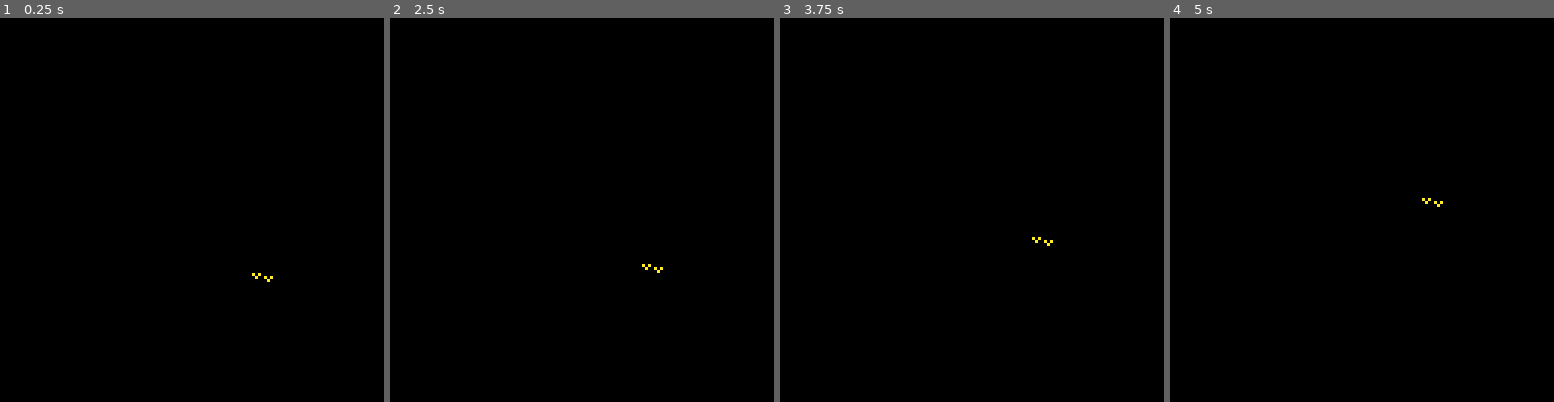
Above: before the commit, frames 1-4 (left to right).
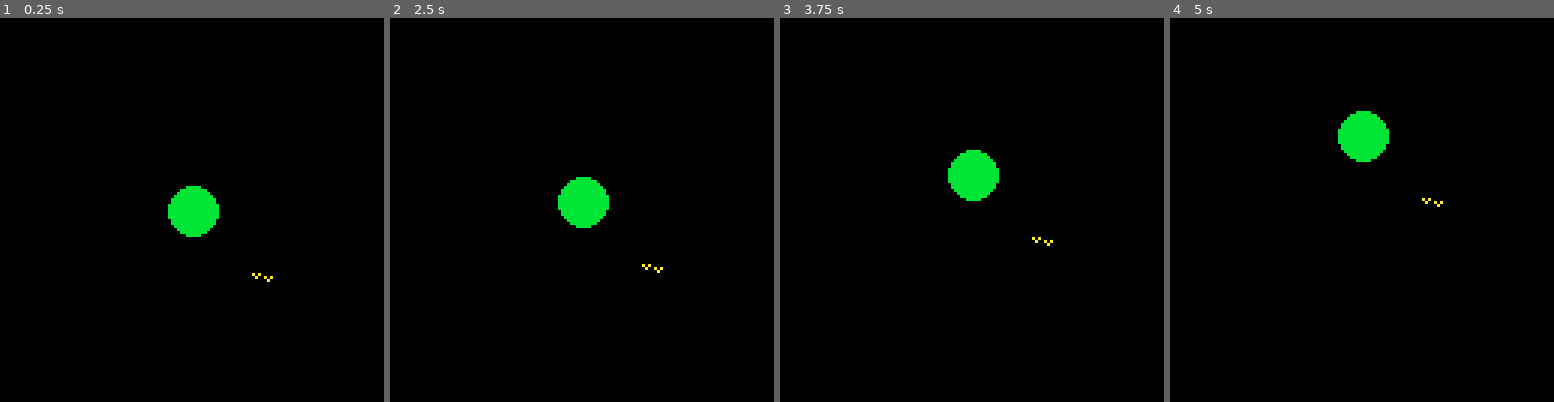
Above: after the commit, the same moments.

Repository: jwnukoski/PICO-8-Workspace
Game: PICO-8 cartridge test.p8
Same seed, same stepped clock (60 frames per second), same inputs: the game is played once before the commit and once after it.
Inputs:
- Up to frame 1 (0.25 s): no input
- Up to frame 2 (2.5 s): tap O (Z key) at 0.33, 0.7, 1.43, 2.22 s; tap X (X key) at 1.07, 2.07, 2.4 s; hold Left 1.97-2.37 s; hold Down from 2.42 s (still down)
- Up to frame 3 (3.75 s): tap X (X key) every 0.33 s from 2.73 to 3.73 s; release Down at 2.82 s; hold Right 2.87-3.53 s; tap O (Z key) at 3.1 s; hold Up from 3.58 s (still down)
- Up to frame 4 (5 s): tap O (Z key) at 3.98, 4.87 s; tap X (X key) at 4.07, 4.4, 4.73 s; release Up at 4.08 s; hold Right 4.13-4.53 s; hold Down from 4.58 s (still down)

The runs differ from the first frame. In frame 1, 1.3% of the frame differs, in the area x 43-58%, y 43-58%; in frame 2, 1.3%; in frame 3, 1.3%; in frame 4, 1.3%.

Commit message:
defining game objects

Diff:
--- a/test/main.lua
+++ b/test/main.lua
@@ -1,6 +1,11 @@
+player = nil
+
 function _draw()
     cls()
     print(ASCII.BIRDS, 84, 84, COLOR.YLW)
+
+    -- Draw the player
+    player:draw()
 end
 
 function _update()
@@ -10,5 +15,5 @@
 end
 
 function _init()
-
+    player = Player.new(64, 64, COLOR.GRN)
 end
--- a/test/player.lua
+++ b/test/player.lua
@@ -1,4 +1,16 @@
+Player = {}
+Player.__index = Player
 
-function player_draw()
-    circfill(64, 64, 8, 7)
+-- Constructor
+function Player.new(x, y, color)
+    local self = setmetatable({}, Player)
+    self.x = x
+    self.y = y
+    self.color = color
+    return self
 end
+
+-- Method to draw the player
+function Player:draw()
+    circfill(self.x, self.y, 8, self.color)
+end
--- a/utilities/cam.lua
+++ b/utilities/cam.lua
@@ -2,10 +2,12 @@
 CAM = {
     x = 0,
     y = 0,
+
     -- Move the camera by x and y amounts
     move = function(self, x, y)
         self:set(self.x + x, self.y + y)
     end,
+
     -- Set the camera to x and y
     set = function(self, x, y)
         self.x = x
Empty file added: test/drawable.lua
Empty file added: test/enemy.lua
Empty file added: test/star.lua
